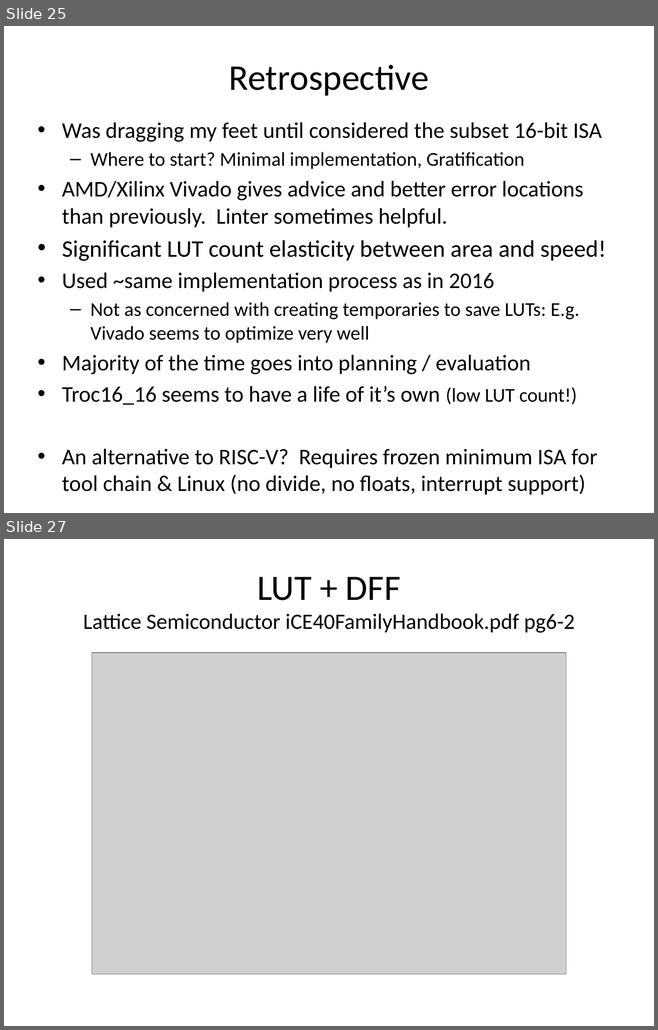
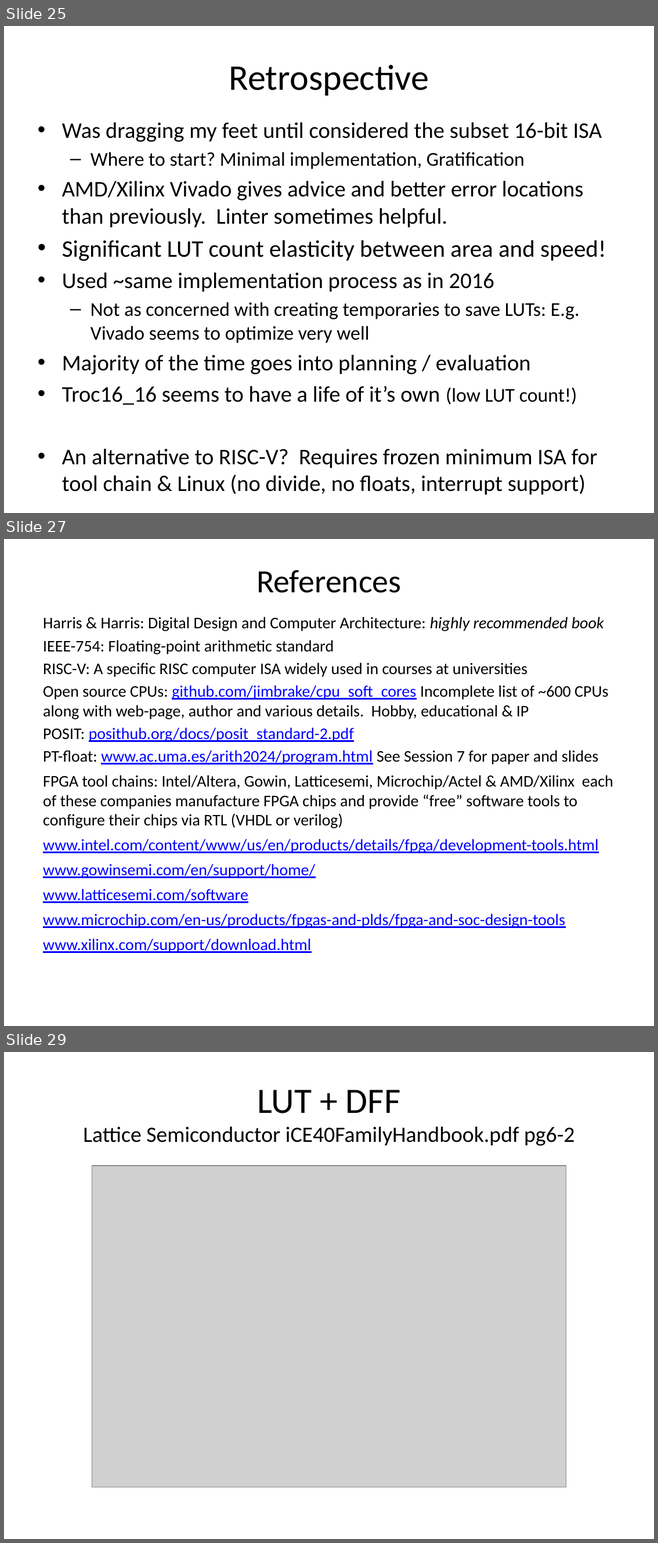
Before and after one commit to jimbrake/TROC16_16, a slide deck: DIY_soft-core_uP.pptx. Shown one above the other, each under a label of ours: slides 25 and 27 before the commit, slides 25, 27 and 29 after it; the slides between them are not shown. The pictures are 658x1030 and 658x1543 pixels, drawn with LibreOffice and Linux fonts; fonts in the diff are those of the drawing; grey boxes stand for pictures. Boxes give left, top, right and bottom in pixels: in the first picture for what was removed or moved away, otherwise in the second. Text is boxed around its words. In the diff, an @@ line names an element or a change of style, - is before the commit and + after.

```diff
--- a/DIY_soft-core_uP.pptx
+++ b/DIY_soft-core_uP.pptx
@@ slide 27 added at [4, 539, 654, 1026], background #FFFFFF @@
@@ title added at [256, 570, 401, 593], 36 pt, text #000000 @@
+References
@@ text added at [43, 617, 613, 953], 18 pt, text #000000 @@
+Harris & Harris: Digital Design and Computer Architecture: highly recommended book
+IEEE-754: Floating-point arithmetic standard
+RISC-V: A specific RISC computer ISA widely used in courses at universities
+Open source CPUs: github.com/jimbrake/cpu_soft_cores Incomplete list of ~600 CPUs along with web-page, author and various details. Hobby, educational & IP
+POSIT: posithub.org/docs/posit_standard-2.pdf
+PT-float: www.ac.uma.es/arith2024/program.html See Session 7 for paper and slides
+FPGA tool chains: Intel/Altera, Gowin, Latticesemi, Microchip/Actel & AMD/Xilinx each of these companies manufacture FPGA chips and provide “free” software tools to configure their chips via RTL (VHDL or verilog)
+www.intel.com/content/www/us/en/products/details/fpga/development-tools.html
+www.gowinsemi.com/en/support/home/
+www.latticesemi.com/software
+www.microchip.com/en-us/products/fpgas-and-plds/fpga-and-soc-design-tools
+www.xilinx.com/support/download.html
@@ what was slide 27 is now slide 29 @@
```
Also in this commit, not shown: 6 slides changed, 1 other slide added.
